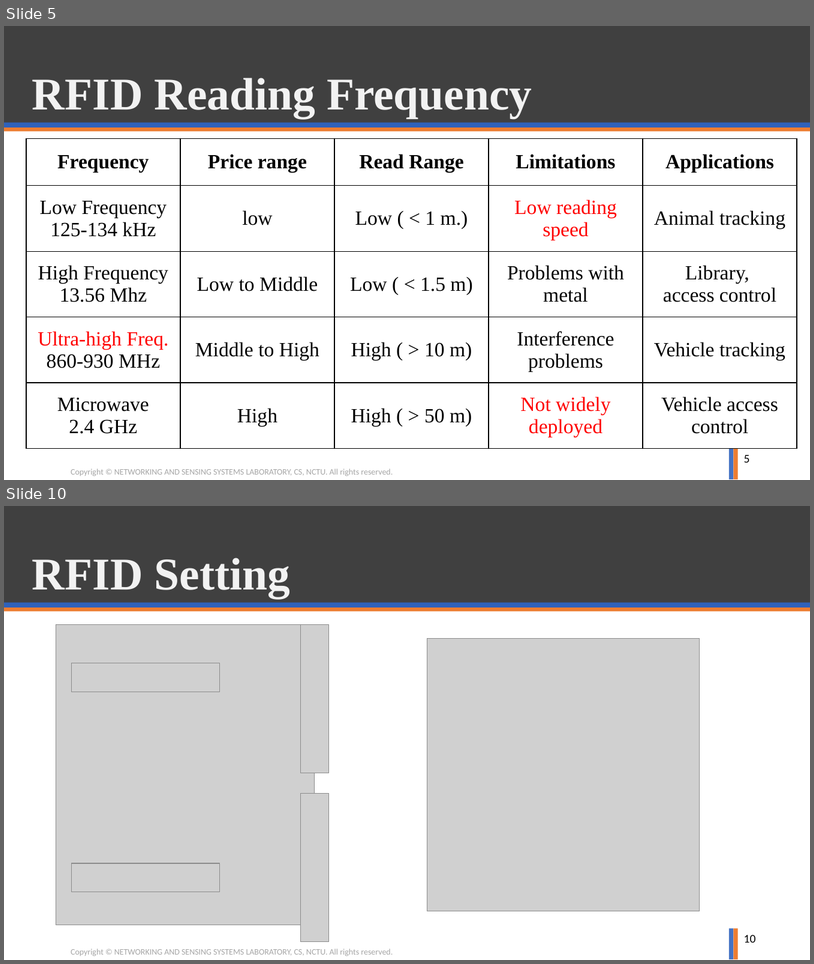
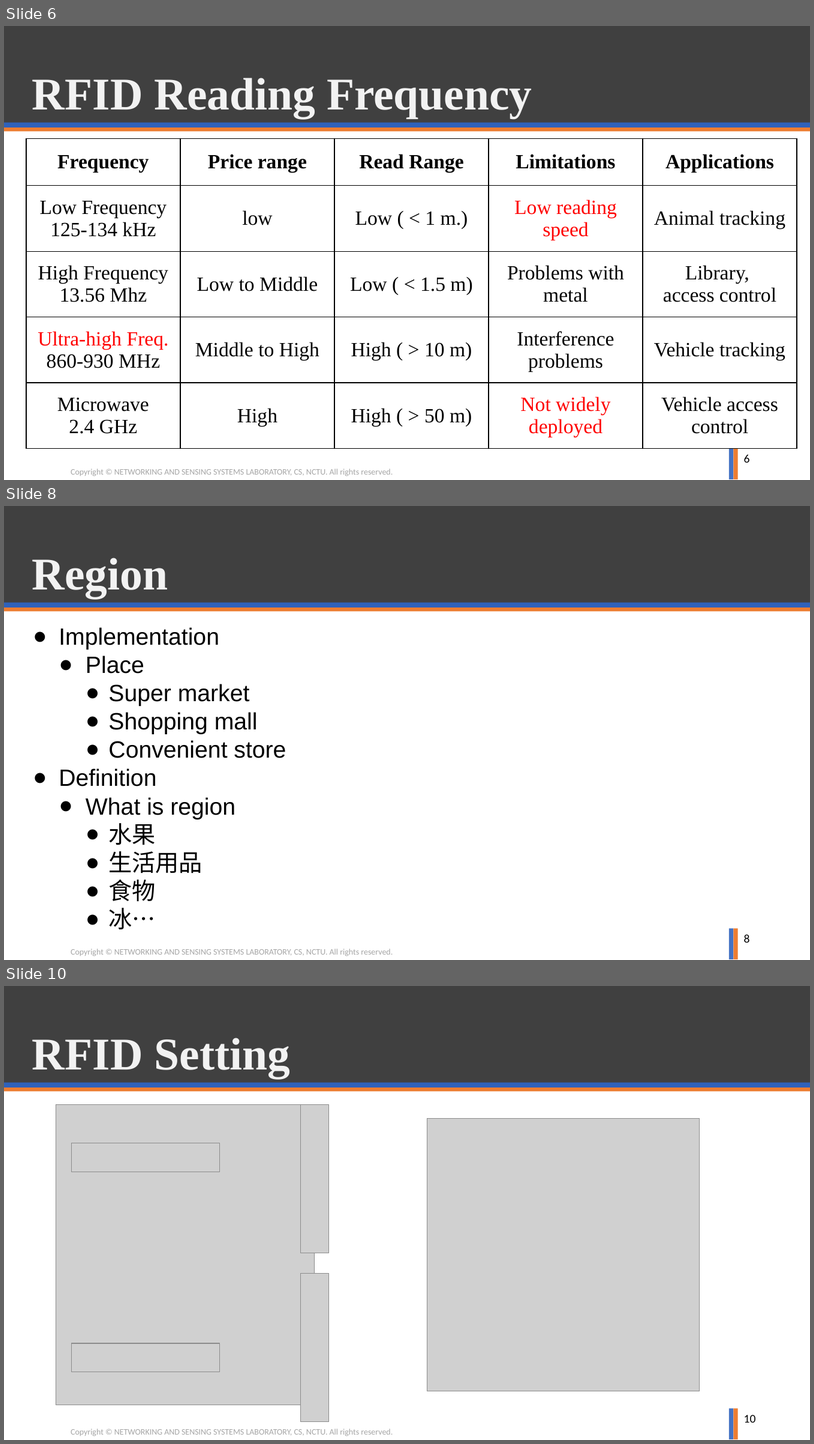
Before and after one commit to ghostkingwilly/RFID_Project, a slide deck: Proposal/RFID_Prorosal.pptx. Shown one above the other, each under a label of ours: slides 5 and 10 before the commit, slides 6, 8 and 10 after it; the slides between them are not shown. The pictures are 814x964 and 814x1444 pixels, drawn with LibreOffice and Linux fonts; fonts in the diff are those of the drawing; grey boxes stand for pictures; background and template pictures are left out. Boxes give left, top, right and bottom in pixels: in the first picture for what was removed or moved away, otherwise in the second. Text is boxed around its words. In the diff, an @@ line names an element or a change of style, - is before the commit and + after.

```diff
--- a/Proposal/RFID_Prorosal.pptx
+++ b/Proposal/RFID_Prorosal.pptx
@@ slide 8 added at box(4, 506, 810, 960), background #FFFFFF; not listed: 6 template elements that a slide beside it also shows @@
@@ title added at box(32, 558, 168, 598), 54 pt, text #F2F2F2, bold @@
+Region
@@ text added at box(59, 627, 286, 929), 28 pt, text #000000 @@
+● Implementation
+  ● Place
+    ● Super market
+    ● Shopping mall
+    ● Convenient store
+● Definition
+  ● What is region
+    ● 水果
+    ● 生活用品
+    ● 食物
+    ● 冰…
@@ page number added at box(744, 934, 750, 942), 14 pt, text #000000 @@
+8
@@ what was slide 5 is now slide 6 @@
@@ page number at box(744, 454, 750, 462): text changed @@
-5
+6
```
Also in this commit, not shown: 3 slides changed, 6 other slides added, 35 slides removed.
